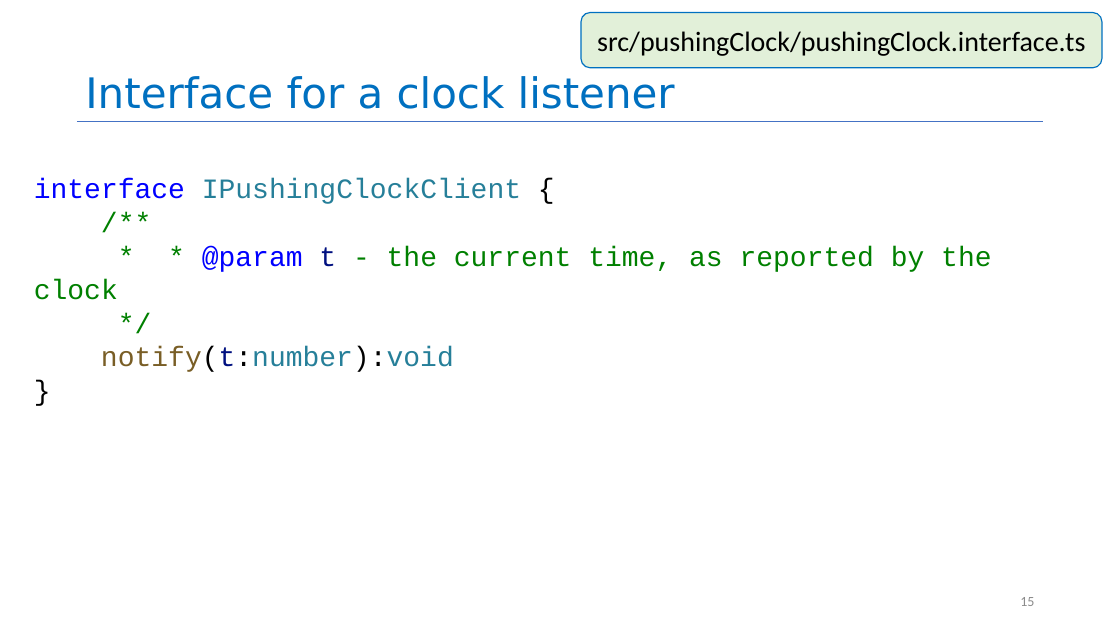
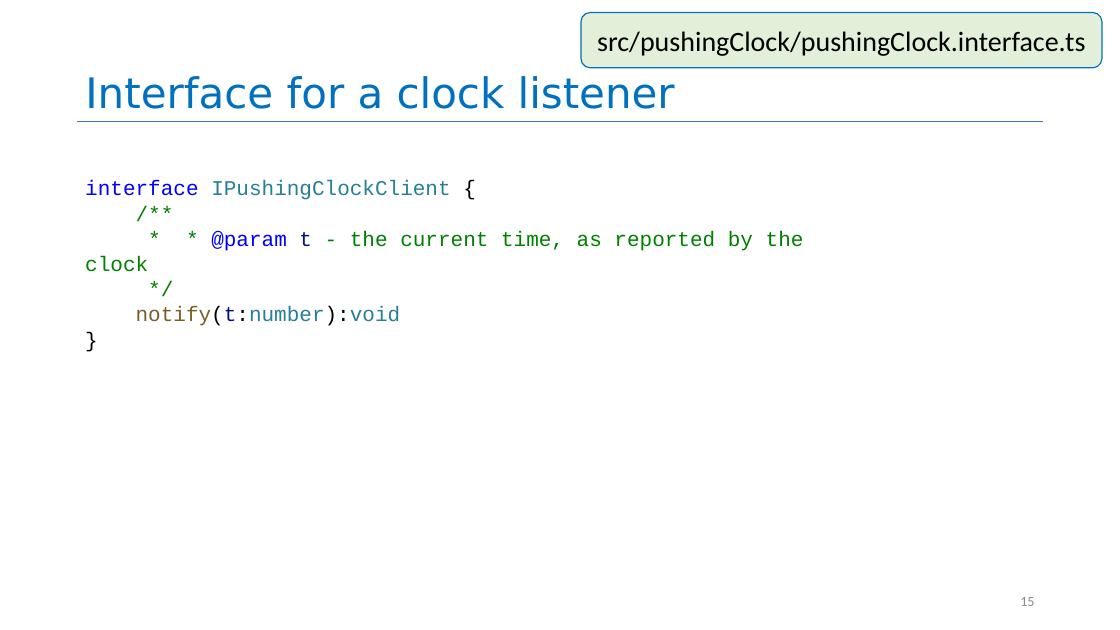
Before and after one commit to yashburshe/CS4530-Fall-2025, a slide deck: slide 15 of Slides/Module 05 Interaction-Level Design Patterns.pptx. Drawn at 1120x630 pixels with LibreOffice and Linux fonts; fonts in the diff are those of the drawing. Boxes give left, top, right and bottom in pixels: in the first picture for what was removed or moved away, otherwise in the second. Text is boxed around its words. In the diff, an @@ line names an element or a change of style, - is before the commit and + after.

```diff
--- a/Slides/Module 05 Interaction-Level Design Patterns.pptx
+++ b/Slides/Module 05 Interaction-Level Design Patterns.pptx
@@ text "interface IPushingClockClient {": place and size @@
-text "interface IPushingClockClient {" at bbox=[34, 179, 991, 372]
+text "interface IPushingClockClient {" at bbox=[85, 181, 804, 326]
@@ text "interface IPushingClockClient {" at bbox=[85, 181, 804, 326]: size 24 to 18 pt @@
```
Also in this commit, not shown: 14 other slides changed, 2 slides added, 1 other file.
